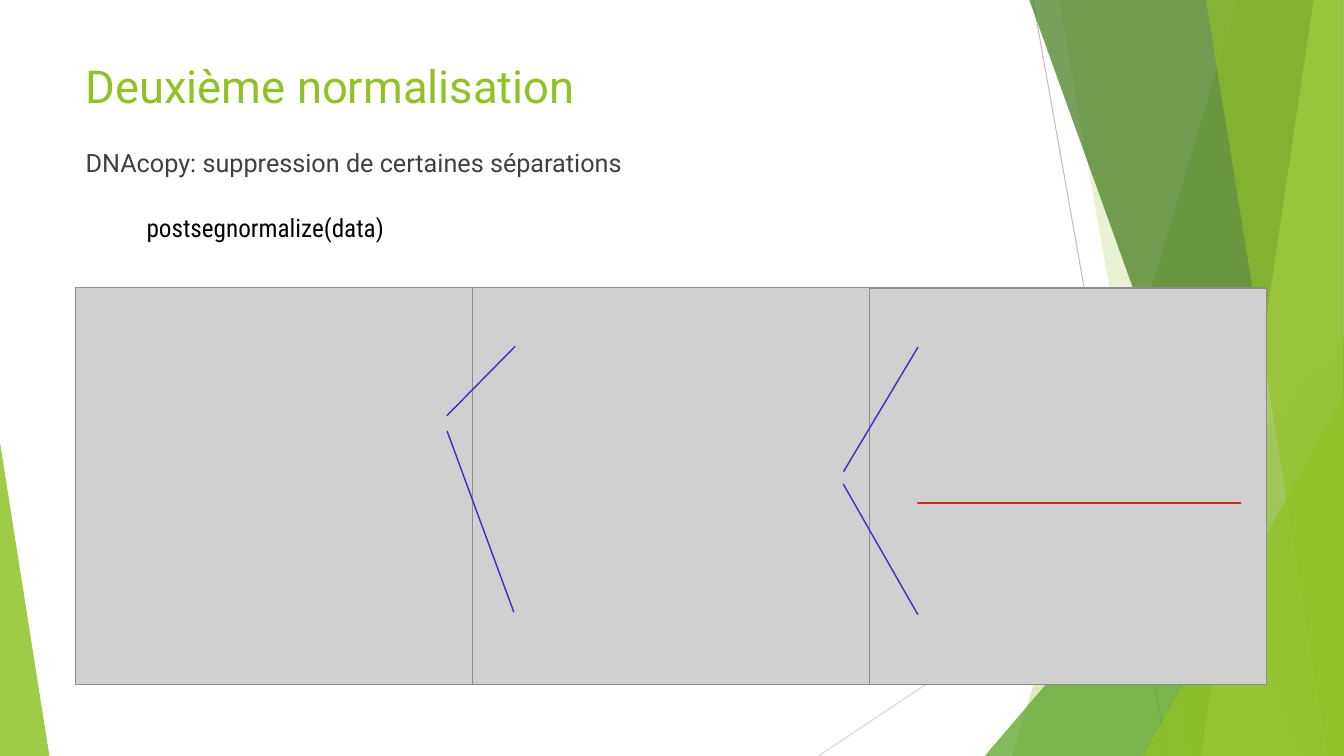
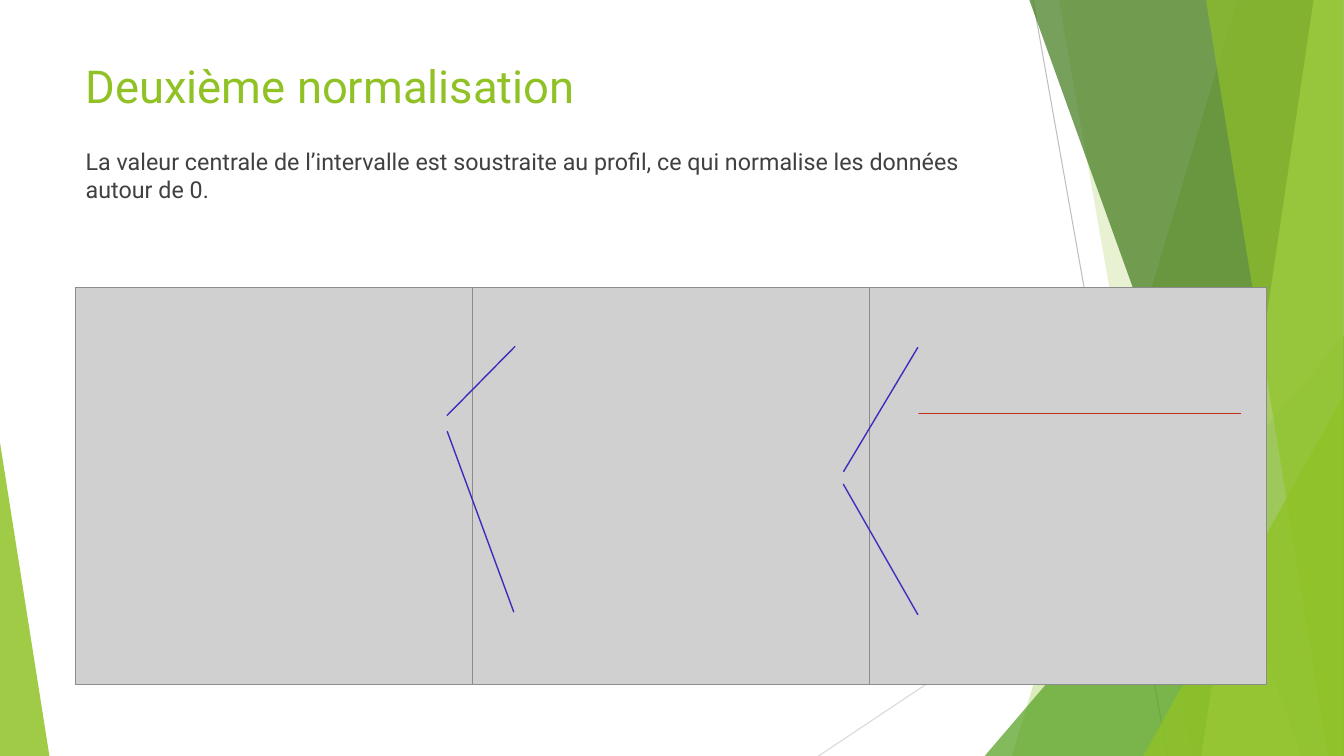
Before and after one commit to Elie-Bordron/DEA-dataviz, a slide deck: slide 18 of docs/docs_I_made/slides/CGHcall.pptx. Drawn at 1344x756 pixels with LibreOffice and Linux fonts; fonts in the diff are those of the drawing; grey boxes stand for pictures. Boxes give left, top, right and bottom in pixels: in the first picture for what was removed or moved away, otherwise in the second. Text is boxed around its words. In the diff, an @@ line names an element or a change of style, - is before the commit and + after.

```diff
--- a/docs/docs_I_made/slides/CGHcall.pptx
+++ b/docs/docs_I_made/slides/CGHcall.pptx
@@ text at [86, 152, 959, 198]: text changed; size 18 to 16.6 pt @@
-DNAcopy: suppression de certaines séparations
+La valeur centrale de l’intervalle est soustraite au profil, ce qui normalise les données autour de 0.
@@ text removed at [147, 217, 384, 243] @@
-postsegnormalize(data)
@@ line moved from (919, 503) - (1241, 503) to (920, 413) - (1241, 413) @@
```
Also in this commit, not shown: 5 other slides changed, 1 slide added, 15 other files.
